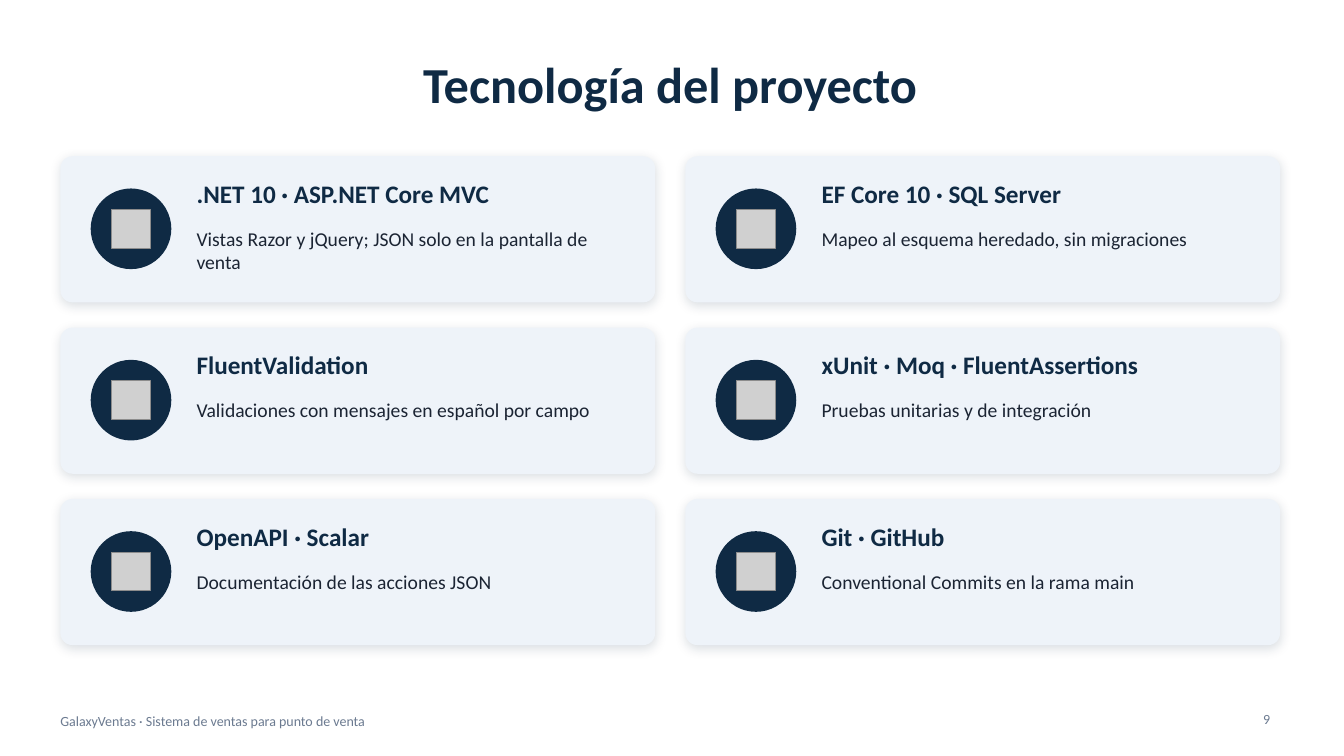
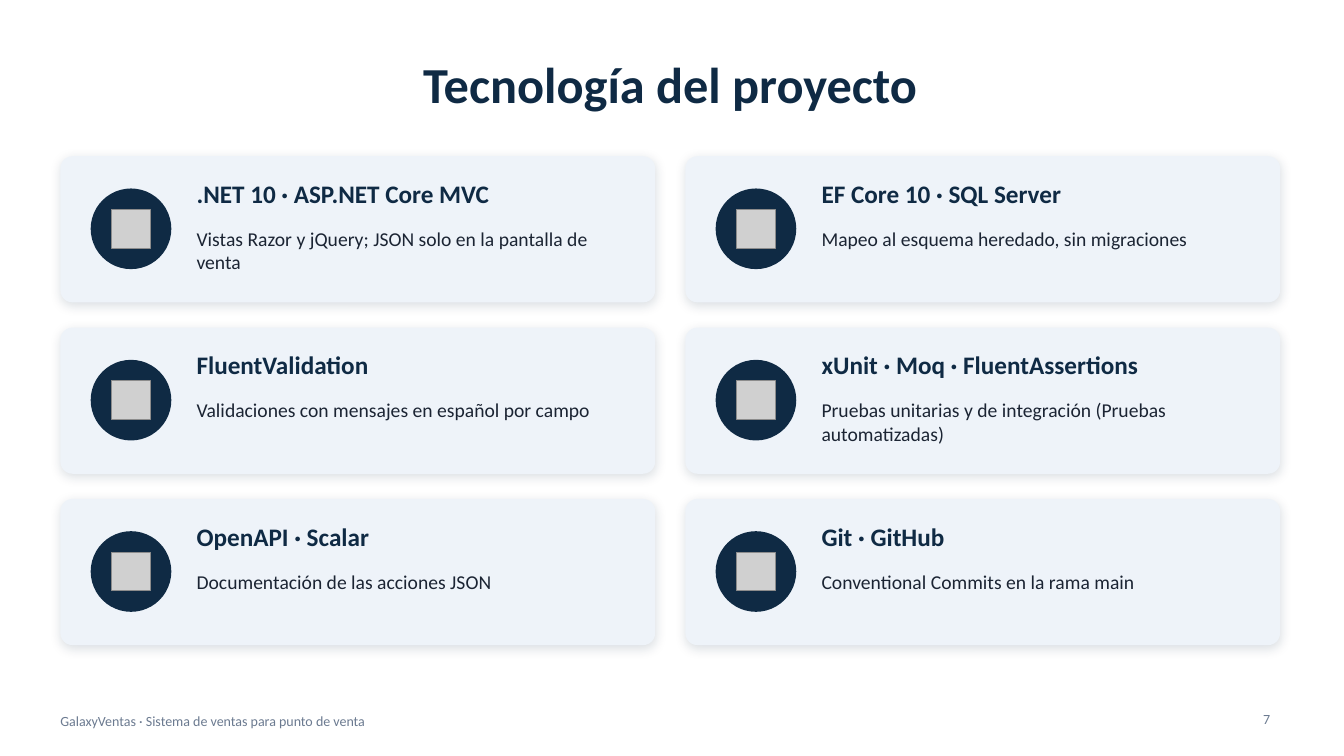
Before and after one commit to JuanElio/GalaxyVentas, a slide deck: slide 7 of Docs/GalaxyVentas-presentacion.pptx (slide 9 before the commit). Drawn at 1344x756 pixels with LibreOffice and Linux fonts; fonts in the diff are those of the drawing; grey boxes stand for pictures. Boxes give left, top, right and bottom in pixels: in the first picture for what was removed or moved away, otherwise in the second. Text is boxed around its words. In the diff, an @@ line names an element or a change of style, - is before the commit and + after.

```diff
--- a/Docs/GalaxyVentas-presentacion.pptx
+++ b/Docs/GalaxyVentas-presentacion.pptx
@@ text at (822, 403, 1166, 444): text changed @@
-Pruebas unitarias y de integración
+Pruebas unitarias y de integración (Pruebas automatizadas)
@@ page number at (1263, 715, 1270, 724): text changed @@
-9
+7
```
Also in this commit, not shown: 1 other slide changed, 3 slides removed.
